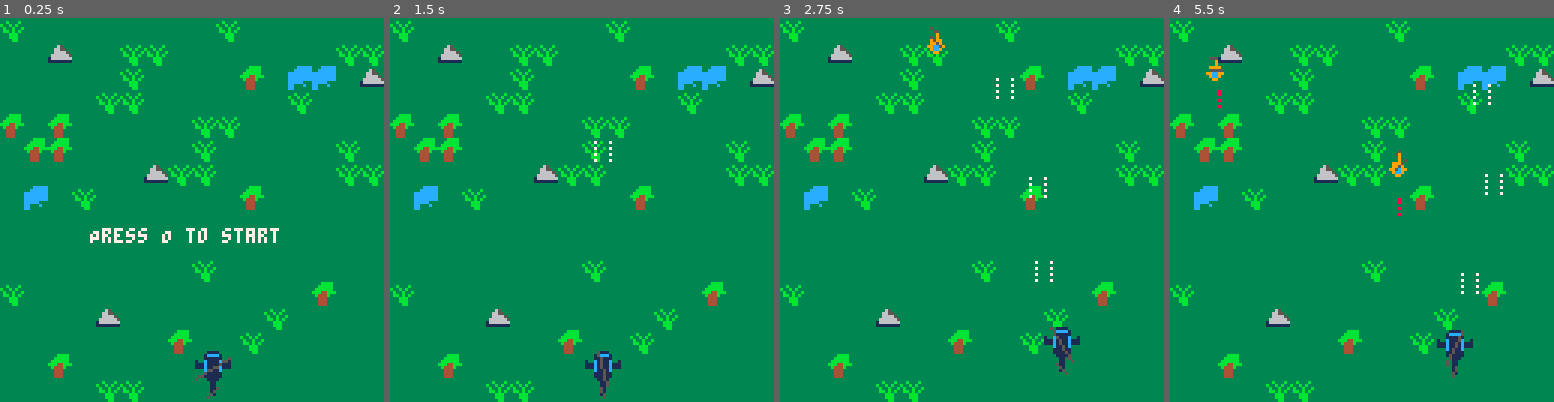
Above: before the commit, frames 1-4 (left to right).
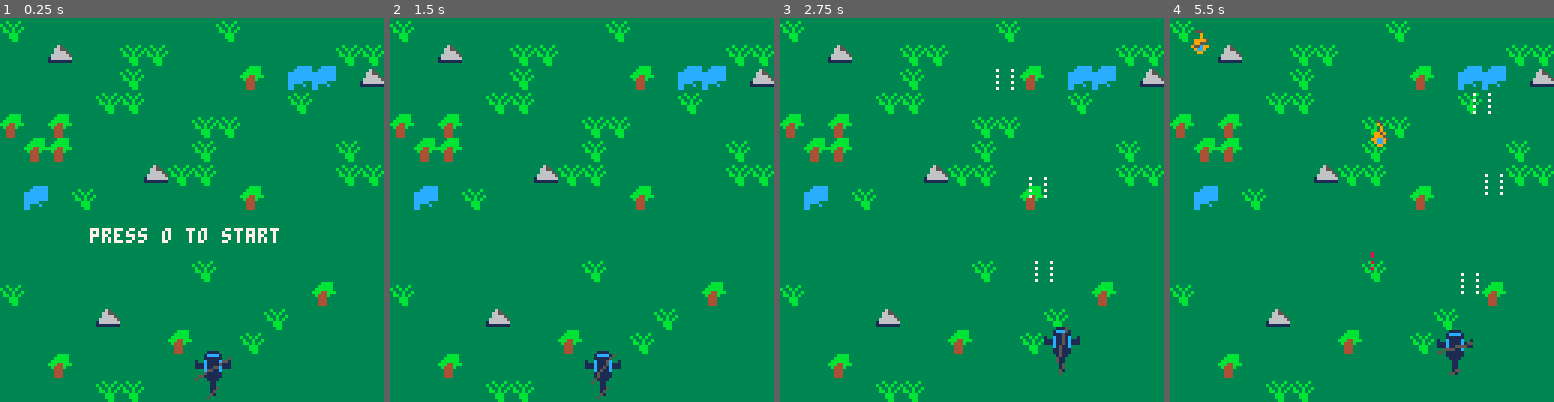
Above: after the commit, the same moments.

Repository: zeenix/pico-8
Game: PICO-8 cartridge airwolf/airwolf.p8
The game is run twice, just before and just after one commit, with the same random seed, the same clock (stepped at 60 frames per second) and the same inputs.
Inputs:
- Up to frame 1 (0.25 s): no input
- Up to frame 2 (1.5 s): tap X (X key) at 0.33, 1.07 s; tap O (Z key) at 0.7 s
- Up to frame 3 (2.75 s): hold Right 1.6-2.1 s; tap O (Z key) at 1.7, 2.1, 2.5 s; tap X (X key) at 1.85 s; hold Up 2.15-2.42 s; hold Right from 2.47 s (still down)
- Up to frame 4 (5.5 s): tap O (Z key) every 0.4 s from 2.9 to 5.3 s; tap X (X key) at 2.97, 4.08, 5.2 s; release Right at 3.03 s; hold Left 3.08-3.58 s; hold Down 3.63-3.97 s; hold Right 4.02-4.68 s; hold Up 4.73-5.03 s; hold Left from 5.08 s (still down)

The runs differ from the first frame. In frame 1, less than 0.1% of the frame differs, in the area x 23-45%, y 54-58%; in frame 2, 0.2%; in frame 3, 0.5%; in frame 4, 1.0%, in the area x 5-84%, y 3-94%.

Commit message:
Ability to restart the game

Diff:
--- a/airwolf/main.lua
+++ b/airwolf/main.lua
@@ -8,9 +8,10 @@
 function _update()
     entities:update()
 
-    if scene == "start" then
+    if scene == "start" or scene == "game-over" then
         if btnp(buttons.o) then
             scene = "game"
+            entities = Entities:new()
             music(0)
         end
     elseif scene == "game" then
@@ -27,7 +28,11 @@
 
     entities:draw()
 
-    if (scene == "start") print("Press O to start", 30, 70, colors.white)
+    if scene == "start" then print("press o to start", 30, 70, colors.white)
+    elseif scene == "game-over" then
+        print("game over", 40, 70, colors.white)
+        print("press o to restart", 30, 80, colors.white)
+    end
 end
 
 function game_over()
